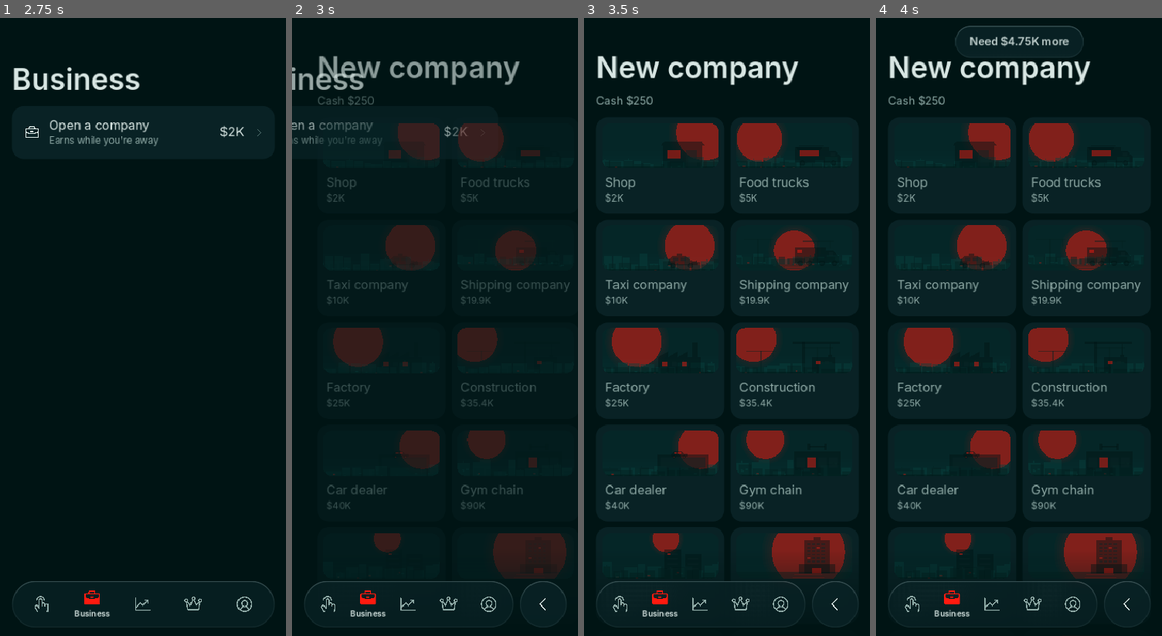
Above: before the commit, frames 1-4 (left to right).
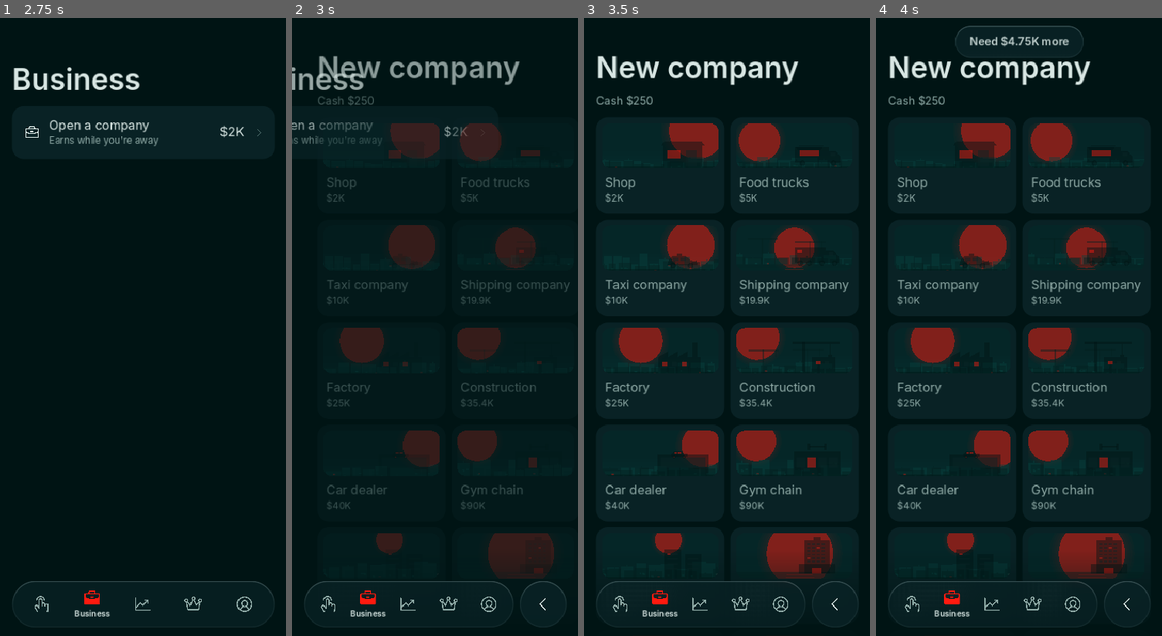
Above: after the commit, the same moments.

Repository: ytjustjosh17-cpu/MCG
Game: Godot game, scene res://scenes/main.tscn
The game is run twice, just before and just after one commit, with the same random seed, the same clock (stepped at 60 frames per second) and the same inputs.
Inputs (mouse positions are in pixels of both pictures, inside the frame that each line leads up to):
- Up to frame 1 (2.75 s): click (28, 36) at 0.5 s; click "Tap 400 times" at 1.25 s; click "Open Shop" at 2 s
- Up to frame 2 (3 s): click (435, 129) at 2.75 s
- Up to frame 3 (3.5 s): no input
- Up to frame 4 (4 s): click "Food trucks" at 3.5 s

Frame 1 is identical in both runs. In frame 2, 1.7% of the frame differs, in the area x 14-96%, y 17-91%; in frame 3, 1.8%, in the area x 9-92%, y 17-91%; in frame 4, 1.8%.

Commit message:
Pictures redraw only when they change; look-alikes now differ
- Art.Scene redraws only when its lights or seed change, not on every
  page refresh (the Business tab repainted up to 17 pictures each time).
- Pictures are seeded by company, property or home name, and the seed
  nudges the sun, so two towers or two flats no longer match.
- Pylon always on the left, clear of the building; none on the TV mast.
- Gym chain joins Retail Group, Hotel joins Sky & Sea.
- Robot, seeds 7 and 99: 50% day 20.8/20.3, 90% day 43.5/42.3.

Co-Authored-By: Claude Opus 5.5 <noreply@anthropic.com>
Claude-Session: https://claude.ai/code/session_01G43aEuqkjUy83khniNYyKE

Diff:
--- a/game/scripts/art.gd
+++ b/game/scripts/art.gd
@@ -352,7 +352,7 @@
 	"gym": {"sun": [0.25, 0.2, 0.42], "sky": "dense", "ground": "street", "pylon": false},
 	"screen": {"sun": [0.55, 0.12, 0.3], "sky": "dense", "ground": "street", "pylon": false},
 	"hotel": {"sun": [0.62, 0.42, 0.8], "sky": "none", "ground": "water", "pylon": false},
-	"mast": {"sun": [0.45, 0.62, 0.7], "sky": "hills", "ground": "field", "pylon": true},
+	"mast": {"sun": [0.45, 0.62, 0.7], "sky": "hills", "ground": "field", "pylon": false},
 	"bank": {"sun": [0.5, 0.3, 0.6], "sky": "dense", "ground": "street", "pylon": false},
 	"stadium": {"sun": [0.12, 0.5, 0.55], "sky": "city", "ground": "field", "pylon": false},
 	"mine": {"sun": [0.8, 0.4, 0.75], "sky": "hills", "ground": "field", "pylon": true},
@@ -474,12 +474,19 @@
 	var clip := UI.rounded_rect_poly(rect, radius)
 	var opt: Dictionary = SCENES.get(kind, SCENES["shop"])
 	var sun: Array = opt["sun"]
-	var r := sun_r if sun_r > 0.0 else rect.size.y * float(sun[2])
-	var sc := rect.position + Vector2(rect.size.x * float(sun[0]), rect.size.y * float(sun[1]))
-	# Pylon goes on whichever side the sun isn't.
+	var sd := hash(seed_key if seed_key != "" else kind)
+	var nudge := RandomNumberGenerator.new()
+	nudge.seed = sd
+	# The seed moves the sun a little, so two flats or two towers still differ.
+	var sx := clampf(float(sun[0]) + (nudge.randf() - 0.5) * 0.16, 0.08, 0.92) if seed_key != "" else float(sun[0])
+	var sy := clampf(float(sun[1]) + (nudge.randf() - 0.5) * 0.12, 0.08, 0.7) if seed_key != "" else float(sun[1])
+	var sz := float(sun[2]) * (nudge.randf_range(0.88, 1.12) if seed_key != "" else 1.0)
+	var r := sun_r if sun_r > 0.0 else rect.size.y * sz
+	var sc := rect.position + Vector2(rect.size.x * sx, rect.size.y * sy)
+	# Pylon on the left, clear of the building.
 	var o2 := opt.duplicate()
-	o2["pylon_x"] = 0.13 if float(sun[0]) > 0.5 else 0.08
-	backdrop(ci, rect, clip, sc, r, UI.RED, hash(seed_key if seed_key != "" else kind), o2)
+	o2["pylon_x"] = 0.13   # left: the building always stands on the right
+	backdrop(ci, rect, clip, sc, r, UI.RED, sd, o2)
 	var s := minf(rect.size.x / 150.0, (rect.size.y - 10.0) / 78.0)
 	var o := rect.position + Vector2(rect.size.x - 124.0 * s - 6.0, rect.size.y - 74.0 * s)
 	if String(opt.get("ground", "")) == "water":
@@ -494,8 +501,17 @@
 	## A Control that draws Art.draw_scene; use for headers and cards.
 	var kind := "shop"
 	var radius := 16.0
-	var lit := 2
-	var seed_id := ""   # e.g. the company id, so same-size cards still differ
+	# Redraw only when something really changes (pages refresh often).
+	var lit := 2:
+		set(v):
+			if v != lit:
+				lit = v
+				queue_redraw()
+	var seed_id := "":   # e.g. the company or property name, so look-alikes differ
+		set(v):
+			if v != seed_id:
+				seed_id = v
+				queue_redraw()
 
 	func _init(k := "shop", r := 16.0) -> void:
 		kind = k
--- a/game/scripts/business_detail.gd
+++ b/game/scripts/business_detail.gd
@@ -33,6 +33,7 @@
 	_type = UI.label("", 15, UI.SUB)
 	body.add_child(_type)
 	_scene = Art.Scene.new(b["kind"], 22.0)
+	_scene.seed_id = id
 	_scene.custom_minimum_size = Vector2(0, 190)
 	body.add_child(_scene)
 	var row := HBoxContainer.new()
@@ -132,7 +133,6 @@
 	var cap := Game.capacity(id)
 	_type.text = "Stage %d / %d" % [stage, Data.MAX_STAGE]
 	_scene.lit = 1 + stage / 4
-	_scene.queue_redraw()
 	_income.set_value(Game.biz_income(id))
 	var notes: Array = []
 	if Game.merger_mult(id) > 1.0:
--- a/game/scripts/business_page.gd
+++ b/game/scripts/business_page.gd
@@ -280,7 +280,6 @@
 		_name.text = s["name"]
 		_income.text = Game.money_short(Game.biz_income(id)) + " /h"
 		_scene.lit = 1 + int(s["stage"]) / 4
-		_scene.queue_redraw()
 		var cap := Game.capacity(id)
 		var units := int(s["units"])
 		var frac := float(units) / float(maxi(1, cap))
--- a/game/scripts/data.gd
+++ b/game/scripts/data.gd
@@ -21,7 +21,7 @@
 		"unit_cost": 900.0, "unit_income": 55.0, "stage_mult": 1.45, "exp_cost": 8000.0, "exp_growth": 3.3, "exp_min": 2.0,
 		"names": ["Kettle & Co.", "Corner Larder", "Ellis Goods", "Northgate Store"]},
 	{"id": "food", "name": "Food trucks", "kind": "van", "cost": 4999.0, "unit": "truck", "units": "trucks",
-		"unit_cost": 1900.0, "unit_income": 90.0, "stage_mult": 1.45, "exp_cost": 15000.0, "exp_growth": 3.3, "exp_min": 2.5,
+		"unit_cost": 1900.0, "unit_income": 110.0, "stage_mult": 1.45, "exp_cost": 15000.0, "exp_growth": 3.3, "exp_min": 2.5,
 		"names": ["Hatch & Ladle", "Kerbside Kitchen", "Low Tide Eats"]},
 	{"id": "taxi", "name": "Taxi company", "kind": "taxi", "cost": 9999.0, "unit": "car", "units": "cars",
 		"unit_cost": 3200.0, "unit_income": 180.0, "stage_mult": 1.45, "exp_cost": 25000.0, "exp_growth": 3.3, "exp_min": 3.0,
@@ -39,7 +39,7 @@
 		"unit_cost": 15000.0, "unit_income": 680.0, "stage_mult": 1.45, "exp_cost": 140000.0, "exp_growth": 3.3, "exp_min": 10.0,
 		"names": ["Marlow Motors", "Brisk Autos", "Velle Showrooms"]},
 	{"id": "gym", "name": "Gym chain", "kind": "gym", "cost": 90000.0, "unit": "gym", "units": "gyms",
-		"unit_cost": 32000.0, "unit_income": 1000.0, "stage_mult": 1.45, "exp_cost": 300000.0, "exp_growth": 3.3, "exp_min": 12.0,
+		"unit_cost": 32000.0, "unit_income": 1250.0, "stage_mult": 1.45, "exp_cost": 300000.0, "exp_growth": 3.3, "exp_min": 12.0,
 		"names": ["Ironhall Fitness", "Pulse Yard", "Concrete Club"]},
 	{"id": "it", "name": "IT company", "kind": "screen", "cost": 350000.0, "unit": "team", "units": "teams",
 		"unit_cost": 120000.0, "unit_income": 4800.0, "stage_mult": 1.45, "exp_cost": 1.2e6, "exp_growth": 3.3, "exp_min": 15.0,
@@ -207,7 +207,7 @@
 # needs: list of [type, a, b]: ["biz", id, min_stage] | ["props", count] |
 # ["shares", value] | ["crypto", value] | ["collection", id] | ["mergers", count]
 const MERGERS := [
-	{"id": "retail", "name": "Retail Group", "cost": 6.0e+06, "boost": ["shop", "dealer", "factory", "food"], "mult": 1.5,
+	{"id": "retail", "name": "Retail Group", "cost": 6.0e+06, "boost": ["shop", "dealer", "factory", "food", "gym"], "mult": 1.5,
 		"needs": [["biz", "shop", 5], ["biz", "dealer", 3], ["biz", "factory", 3]]},
 	{"id": "transit", "name": "Transit Group", "cost": 7.5e+07, "boost": ["taxi", "shipping"], "mult": 1.5,
 		"needs": [["biz", "taxi", 5], ["biz", "shipping", 5], ["props", 5]]},
@@ -215,7 +215,7 @@
 		"needs": [["biz", "construction", 6], ["biz", "factory", 6], ["props", 8]]},
 	{"id": "tech", "name": "Coin Exchange", "cost": 4.5e+09, "boost": ["it", "bank", "tv"], "mult": 1.5,
 		"needs": [["biz", "it", 5], ["crypto", 5.0e7], ["shares", 1.0e8]]},
-	{"id": "skysea", "name": "Sky & Sea", "cost": 1.5e+11, "boost": ["airline", "shipping", "oil", "space"], "mult": 1.5,
+	{"id": "skysea", "name": "Sky & Sea", "cost": 1.5e+11, "boost": ["airline", "shipping", "oil", "space", "hotel"], "mult": 1.5,
 		"needs": [["biz", "airline", 3], ["biz", "shipping", 8], ["collection", "yachts"]]},
 	{"id": "holding", "name": "Sol Holdings", "cost": 7.5e+11, "boost": [], "mult": 2.0,
 		"needs": [["biz", "bank", 8], ["biz", "oil", 5], ["shares", 1.0e10], ["mergers", 5]]},
--- a/game/scripts/items_page.gd
+++ b/game/scripts/items_page.gd
@@ -81,6 +81,7 @@
 		for ch in _home_art.get_children():
 			ch.queue_free()
 		var sc := Art.Scene.new(h[3], 16.0)
+		sc.seed_id = String(h[0])
 		sc.set_anchors_and_offsets_preset(Control.PRESET_FULL_RECT)
 		_home_art.add_child(sc)
 	_home_name.text = h[0]
--- a/game/scripts/property_detail.gd
+++ b/game/scripts/property_detail.gd
@@ -19,6 +19,7 @@
 	_place = UI.label(p[1], 15, UI.SUB)
 	body.add_child(_place)
 	var sc := Art.Scene.new(p[3], 22.0)
+	sc.seed_id = String(p[0])
 	sc.custom_minimum_size = Vector2(0, 190)
 	body.add_child(sc)
 	_rent = UI.label("", 22, UI.TEXT, true)
--- a/game/scripts/start_business_page.gd
+++ b/game/scripts/start_business_page.gd
@@ -27,6 +27,7 @@
 		t.custom_minimum_size = Vector2(0, 132)
 		t.size_flags_horizontal = Control.SIZE_EXPAND_FILL
 		var sc := Art.Scene.new(b["kind"], 12.0)
+		sc.seed_id = String(b["id"])
 		sc.position = Vector2(8, 8)
 		t.add_child(sc)
 		var n := UI.label(b["name"], 17)
Not shown, changed: CLAUDE.md
Not shown, changed: docs/BALANCE.md
Not shown, changed: docs/DESIGN.md
